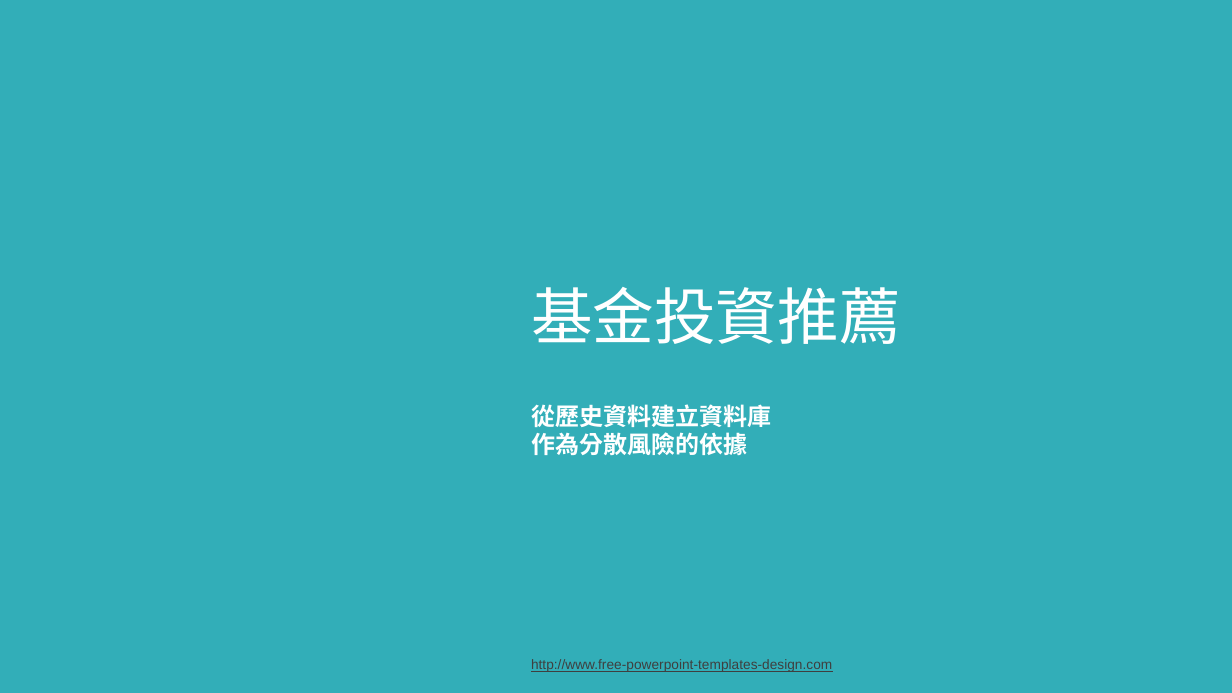
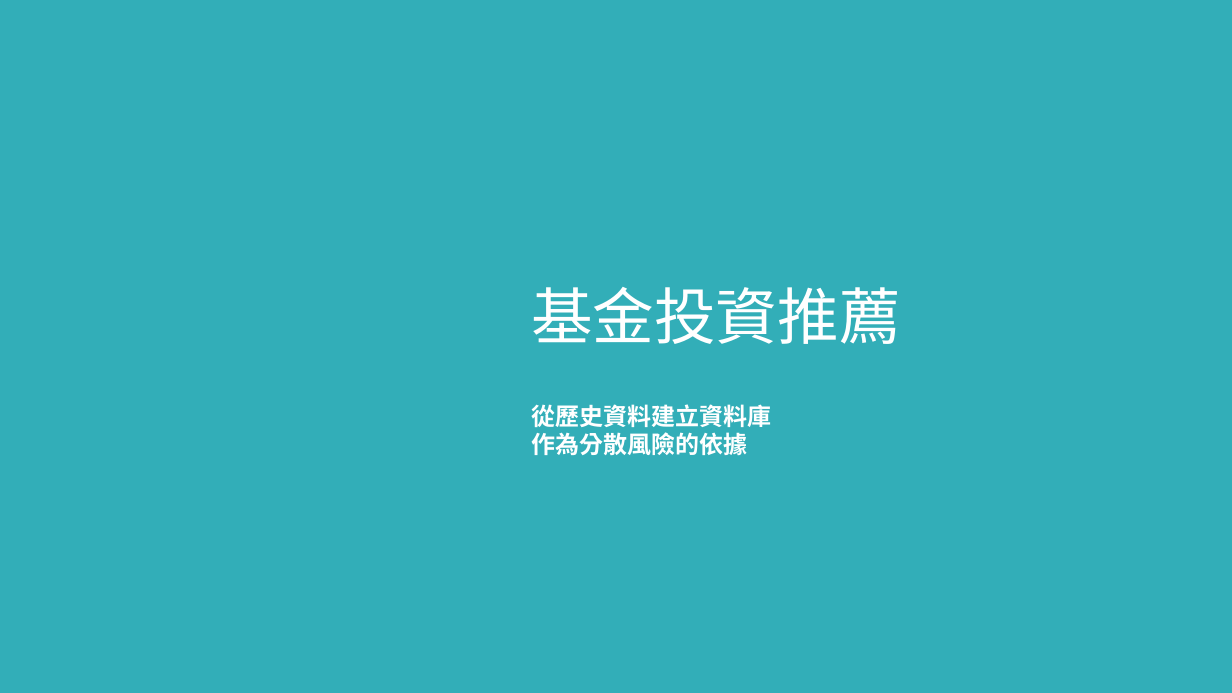
Before and after one commit to satai1919/Fintech_textmining_machinelearning, a slide deck: slide 1 of final project/Demo.pptx. Drawn at 1232x693 pixels with LibreOffice and Linux fonts; fonts in the diff are those of the drawing; background and template pictures are left out. Boxes give left, top, right and bottom in pixels: in the first picture for what was removed or moved away, otherwise in the second. Text is boxed around its words. In the diff, an @@ line names an element or a change of style, - is before the commit and + after.

```diff
--- a/final project/Demo.pptx
+++ b/final project/Demo.pptx
@@ text removed at <box>531,659,832,672</box> @@
-http://www.free-powerpoint-templates-design.com
```
